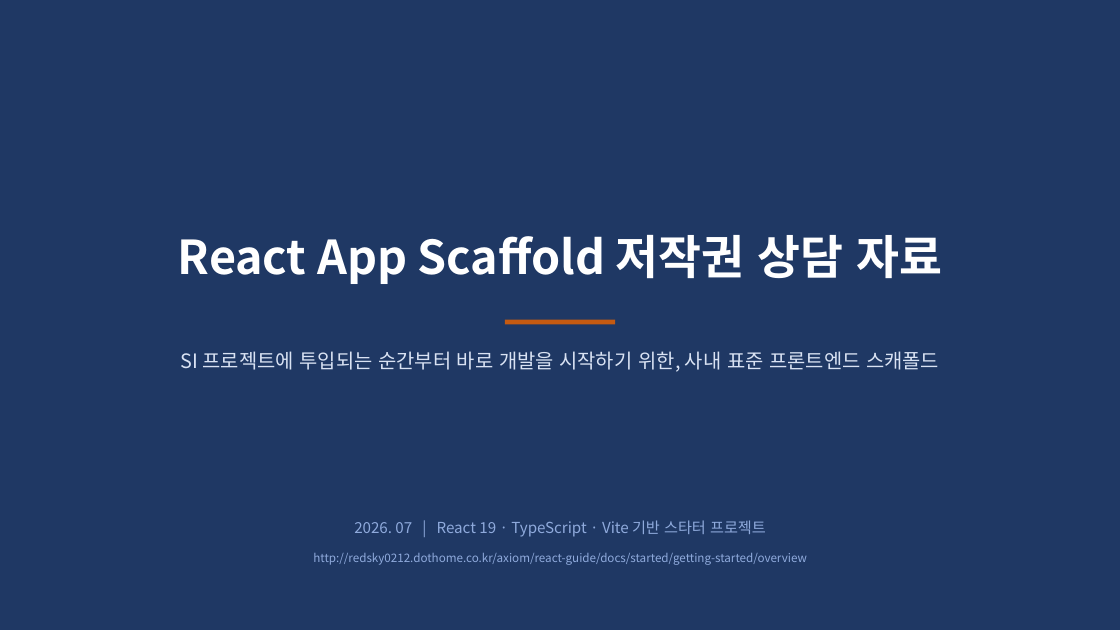
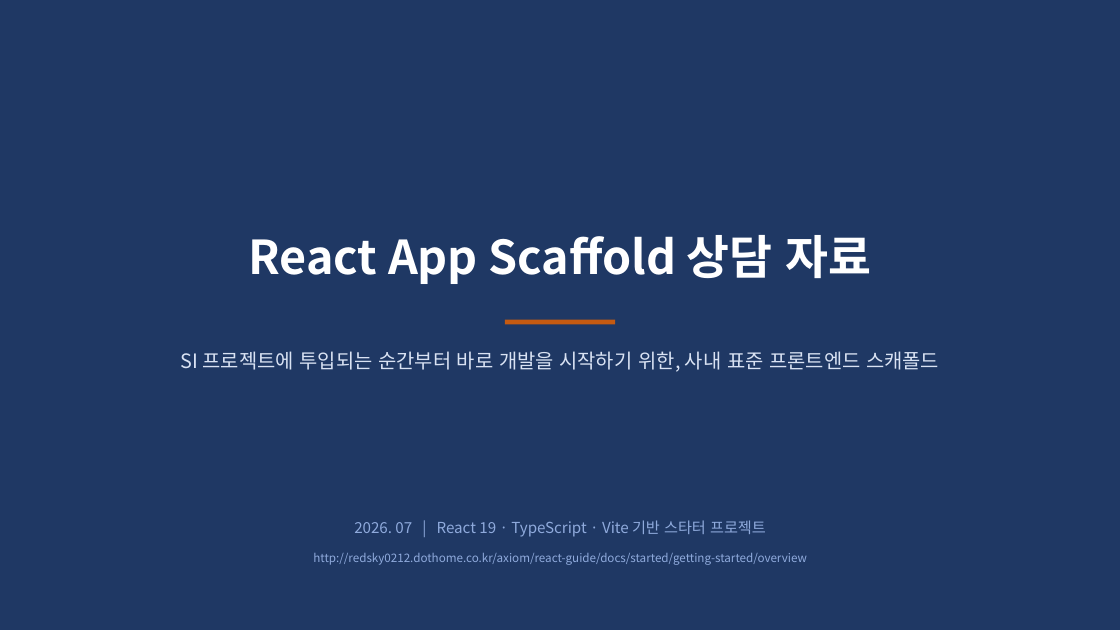
Before and after one commit to nic-company-single-react/react-app-scaffold, a slide deck: slide 1 of plan/React-App-Scaffold-저작권등록-상담자료.pptx. Drawn at 1120x630 pixels with LibreOffice and Linux fonts; fonts in the diff are those of the drawing. Boxes give left, top, right and bottom in pixels: in the first picture for what was removed or moved away, otherwise in the second. Text is boxed around its words. In the diff, an @@ line names an element or a change of style, - is before the commit and + after.

```diff
--- a/plan/React-App-Scaffold-저작권등록-상담자료.pptx
+++ b/plan/React-App-Scaffold-저작권등록-상담자료.pptx
@@ text at [249,235,872,284]: text changed @@
-React App Scaffold 저작권 상담 자료
+React App Scaffold 상담 자료
```
Also in this commit, not shown: 1 other slide changed.
